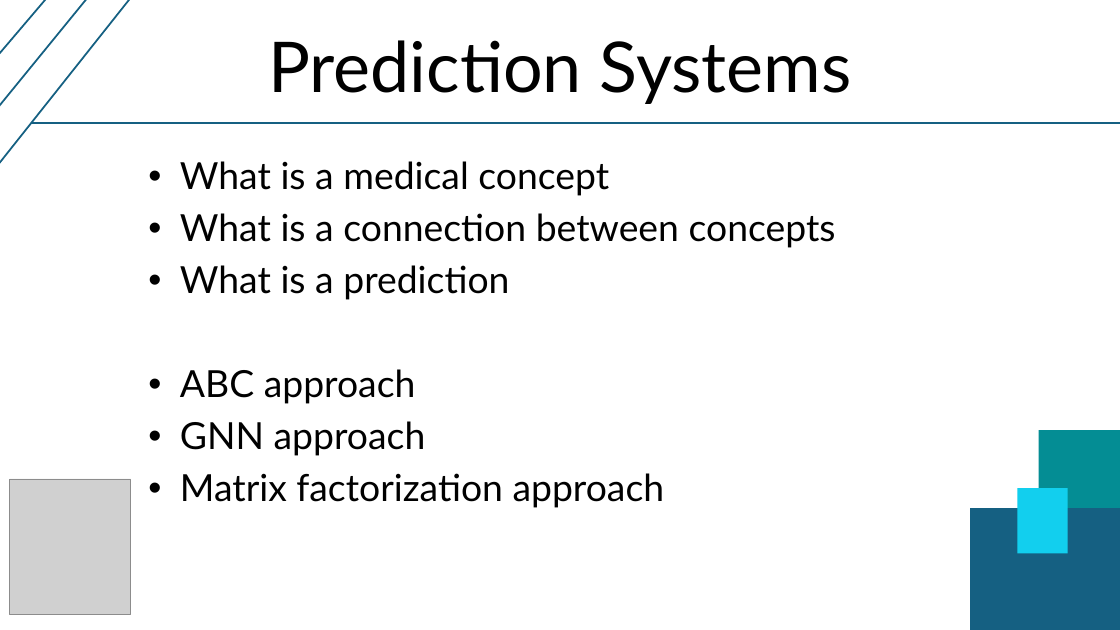
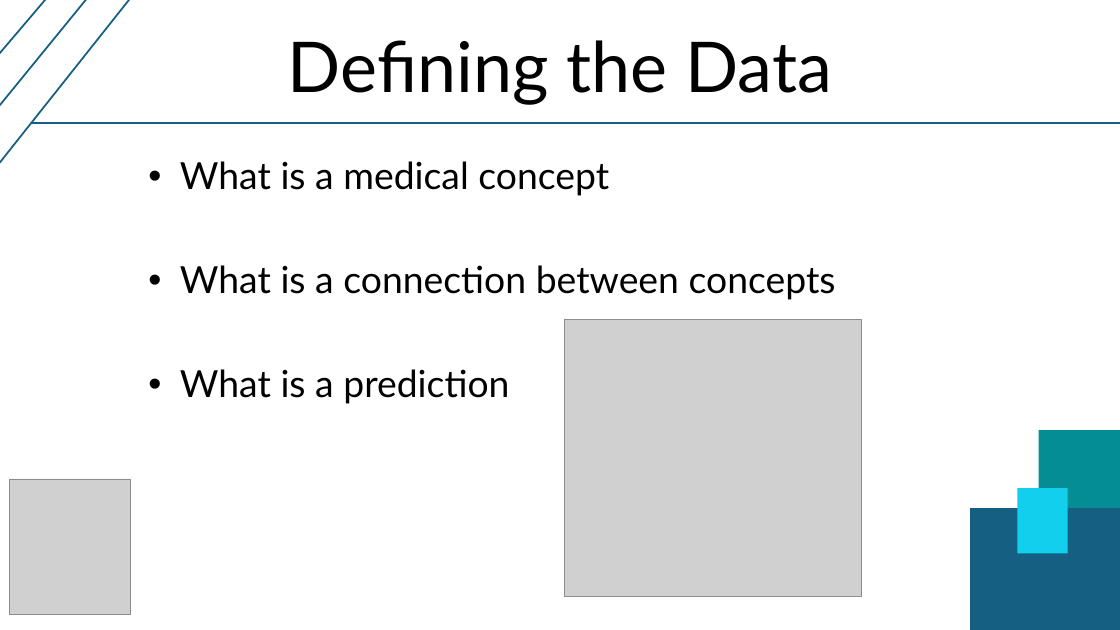
Before and after one commit to T1mTop1a/level4_individual_project, a slide deck: slide 3 of presentation/slides.pptx. Drawn at 1120x630 pixels with LibreOffice and Linux fonts; fonts in the diff are those of the drawing; grey boxes stand for pictures. Boxes give left, top, right and bottom in pixels: in the first picture for what was removed or moved away, otherwise in the second. Text is boxed around its words. In the diff, an @@ line names an element or a change of style, - is before the commit and + after.

```diff
--- a/presentation/slides.pptx
+++ b/presentation/slides.pptx
@@ title at (x1=288, y1=40, x2=833, y2=105): text changed @@
-Prediction Systems
+Defining the Data
@@ picture added at (x1=565, y1=319, x2=861, y2=597) @@
@@ subtitle at (x1=180, y1=369, x2=665, y2=508): paragraphs removed @@
-• ABC approach
-• GNN approach
-• Matrix factorization approach
```
Also in this commit, not shown: 3 other slides changed, 5 slides added.
